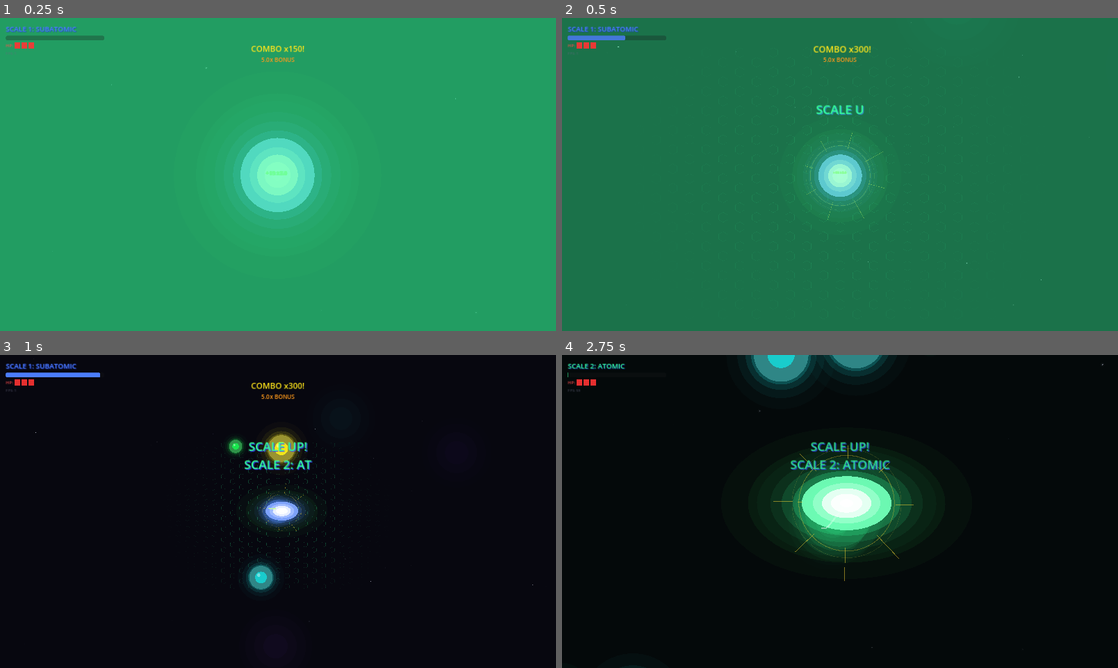
Above: before the commit, frames 1-4 (two rows, left to right).
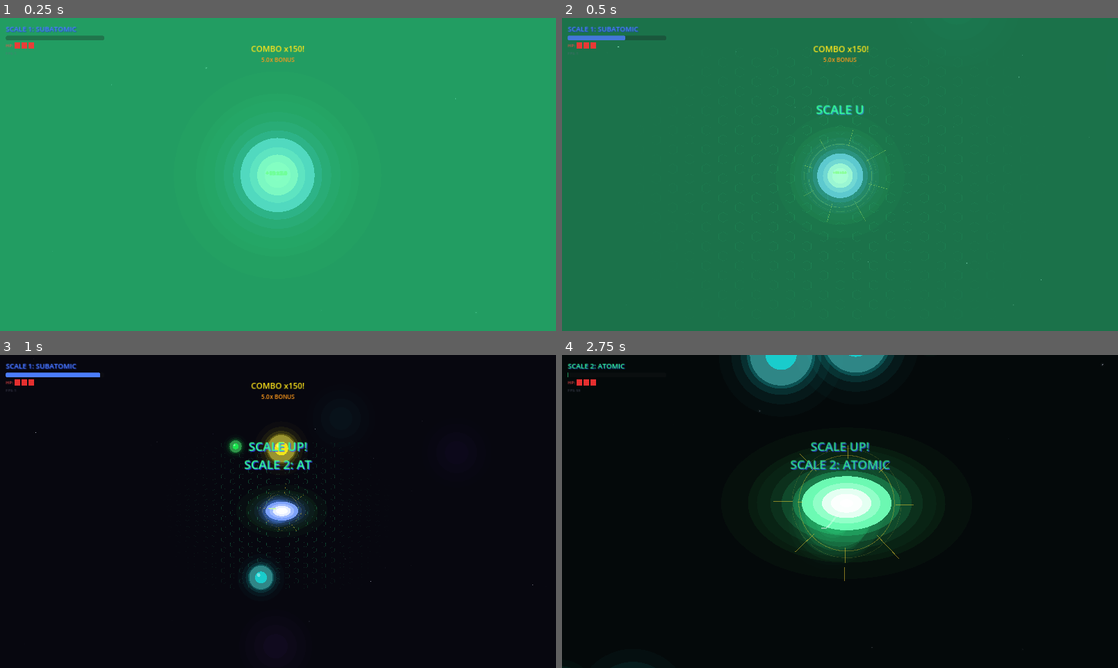
Above: after the commit, the same moments.

Repository: Koizain/atom-eater
Game: Godot game, scene res://scenes/main.tscn
The game is run twice, just before and just after one commit, with the same random seed, the same clock (stepped at 60 frames per second) and the same inputs.
Inputs (mouse positions are in pixels of both pictures, inside the frame that each line leads up to):
- Up to frame 1 (0.25 s): no input
- Up to frame 2 (0.5 s): no input
- Up to frame 3 (1 s): move the mouse to (400, 495) at 0.52 s; click (400, 495) at 0.67 s
- Up to frame 4 (2.75 s): drag from (728, 527) to (840, 511) at 1.27 s; move the mouse to (895, 442) at 2.02 s; click (895, 442) at 2.17 s

Frame 1 is identical in both runs. In frame 2, 0.4% of the frame differs, in the area x 43-59%, y 8-66%; in frame 3, 0.1%; in frame 4, 0.8%, in the area x 33-59%, y 0-11%.

Commit message:
fix: game_over InnerBox removed, set_deferred for monitorable, signal cleanup

Diff:
--- a/scenes/game_over.tscn
+++ b/scenes/game_over.tscn
@@ -1,18 +1,6 @@
-[gd_scene load_steps=4 format=3 uid="uid://gameover001"]
+[gd_scene load_steps=3 format=3 uid="uid://gameover001"]
 
 [ext_resource type="Script" path="res://scripts/game_over.gd" id="1_gameover"]
-
-[sub_resource type="StyleBoxFlat" id="StyleBoxFlat_panel"]
-bg_color = Color(0.05, 0.03, 0.08, 0.92)
-border_width_left = 2
-border_width_top = 2
-border_width_right = 2
-border_width_bottom = 2
-border_color = Color(0.5, 0.2, 0.8, 0.8)
-corner_radius_top_left = 12
-corner_radius_top_right = 12
-corner_radius_bottom_left = 12
-corner_radius_bottom_right = 12
 
 [sub_resource type="StyleBoxFlat" id="StyleBoxFlat_button"]
 bg_color = Color(0.3, 0.1, 0.5, 0.9)
@@ -31,7 +19,7 @@
 layer = 20
 
 [node name="ColorRect" type="ColorRect" parent="."]
-color = Color(0.0, 0.0, 0.0, 0.6)
+color = Color(0.0, 0.0, 0.0, 0.7)
 anchors_preset = 15
 anchor_right = 1.0
 anchor_bottom = 1.0
@@ -44,47 +32,39 @@
 
 [node name="VBoxContainer" type="VBoxContainer" parent="CenterContainer"]
 custom_minimum_size = Vector2(480.0, 0.0)
-theme_override_constants/separation = 18
+theme_override_constants/separation = 20
 
-[node name="Panel" type="PanelContainer" parent="CenterContainer/VBoxContainer"]
-add_theme_stylebox_override("panel", SubResource("StyleBoxFlat_panel"))
-
-[node name="InnerBox" type="VBoxContainer" parent="CenterContainer/VBoxContainer/Panel"]
-theme_override_constants/separation = 16
-
-[node name="TitleLabel" type="Label" parent="CenterContainer/VBoxContainer/Panel/InnerBox"]
+[node name="TitleLabel" type="Label" parent="CenterContainer/VBoxContainer"]
 text = "YOU WERE EATEN"
 theme_override_font_sizes/font_size = 44
 theme_override_colors/font_color = Color(1.0, 0.2, 0.2, 1.0)
 horizontal_alignment = 1
 
-[node name="Separator" type="HSeparator" parent="CenterContainer/VBoxContainer/Panel/InnerBox"]
-
-[node name="ScaleReachedLabel" type="Label" parent="CenterContainer/VBoxContainer/Panel/InnerBox"]
+[node name="ScaleReachedLabel" type="Label" parent="CenterContainer/VBoxContainer"]
 text = "Scale reached: Subatomic"
 theme_override_font_sizes/font_size = 24
 theme_override_colors/font_color = Color(0.7, 0.7, 1.0, 1.0)
 horizontal_alignment = 1
 
-[node name="EatenLabel" type="Label" parent="CenterContainer/VBoxContainer/Panel/InnerBox"]
+[node name="EatenLabel" type="Label" parent="CenterContainer/VBoxContainer"]
 text = "Particles eaten: 0"
 theme_override_font_sizes/font_size = 20
 theme_override_colors/font_color = Color(0.5, 0.9, 0.5, 1.0)
 horizontal_alignment = 1
 
-[node name="ComboLabel" type="Label" parent="CenterContainer/VBoxContainer/Panel/InnerBox"]
+[node name="ComboLabel" type="Label" parent="CenterContainer/VBoxContainer"]
 text = "Max combo: x0"
 theme_override_font_sizes/font_size = 20
 theme_override_colors/font_color = Color(1.0, 0.85, 0.1, 1.0)
 horizontal_alignment = 1
 
-[node name="FragmentsLabel" type="Label" parent="CenterContainer/VBoxContainer/Panel/InnerBox"]
+[node name="FragmentsLabel" type="Label" parent="CenterContainer/VBoxContainer"]
 text = "Color Fragments: 0"
 theme_override_font_sizes/font_size = 22
 theme_override_colors/font_color = Color(0.9, 0.5, 1.0, 1.0)
 horizontal_alignment = 1
 
-[node name="RestartButton" type="Button" parent="CenterContainer/VBoxContainer/Panel/InnerBox"]
+[node name="RestartButton" type="Button" parent="CenterContainer/VBoxContainer"]
 text = "RESTART"
 custom_minimum_size = Vector2(200.0, 50.0)
 theme_override_font_sizes/font_size = 22
--- a/scripts/game_data.gd
+++ b/scripts/game_data.gd
@@ -3,10 +3,7 @@
 # GameData autoload singleton — persistent game state
 
 signal scale_changed(new_scale_index: int)
-signal player_died(stats: Dictionary)
-signal score_updated(mass: float)
 signal hp_changed(new_hp: int)
-signal combo_updated(combo: int, multiplier: float)
 
 # Current run state
 var current_scale: int = 0  # 0=Subatomic, 1=Atomic, 2=Molecular, 3=Cellular, 4=Planetary
--- a/scripts/game_over.gd
+++ b/scripts/game_over.gd
@@ -2,12 +2,12 @@
 
 @onready var center_container: CenterContainer = $CenterContainer
 @onready var color_rect: ColorRect = $ColorRect
-@onready var title_label: Label = $CenterContainer/VBoxContainer/Panel/InnerBox/TitleLabel
-@onready var scale_label: Label = $CenterContainer/VBoxContainer/Panel/InnerBox/ScaleReachedLabel
-@onready var eaten_label: Label = $CenterContainer/VBoxContainer/Panel/InnerBox/EatenLabel
-@onready var combo_label: Label = $CenterContainer/VBoxContainer/Panel/InnerBox/ComboLabel
-@onready var fragments_label: Label = $CenterContainer/VBoxContainer/Panel/InnerBox/FragmentsLabel
-@onready var restart_button: Button = $CenterContainer/VBoxContainer/Panel/InnerBox/RestartButton
+@onready var title_label: Label = $CenterContainer/VBoxContainer/TitleLabel
+@onready var scale_label: Label = $CenterContainer/VBoxContainer/ScaleReachedLabel
+@onready var eaten_label: Label = $CenterContainer/VBoxContainer/EatenLabel
+@onready var combo_label: Label = $CenterContainer/VBoxContainer/ComboLabel
+@onready var fragments_label: Label = $CenterContainer/VBoxContainer/FragmentsLabel
+@onready var restart_button: Button = $CenterContainer/VBoxContainer/RestartButton
 
 func _ready() -> void:
 	if restart_button:
@@ -21,29 +21,19 @@
 	if title_label:
 		title_label.text = "YOU WERE EATEN"
 	if scale_label:
-		scale_label.text = "Scale reached: " + GameData.get_scale_name() + " (Scale %d)" % (GameData.current_scale + 1)
+		scale_label.text = "Scale reached: " + GameData.get_scale_name()
 	if eaten_label:
 		eaten_label.text = "Particles eaten: " + str(GameData.objects_eaten)
 	if combo_label:
 		combo_label.text = "Max combo: x" + str(GameData.max_combo)
 	if fragments_label:
-		fragments_label.text = "Color Fragments earned: " + str(fragments)
+		fragments_label.text = "Color Fragments: " + str(fragments)
 
 	show()
-	# Animate in
 	if center_container:
 		center_container.modulate.a = 0.0
-		center_container.scale = Vector2(0.8, 0.8)
-	if color_rect:
-		color_rect.modulate.a = 0.0
-
-	var tween: Tween = create_tween()
-	tween.set_parallel(true)
-	if center_container:
-		tween.tween_property(center_container, "modulate:a", 1.0, 0.5)
-		tween.tween_property(center_container, "scale", Vector2(1.0, 1.0), 0.4).set_ease(Tween.EASE_OUT).set_trans(Tween.TRANS_BACK)
-	if color_rect:
-		tween.tween_property(color_rect, "modulate:a", 1.0, 0.5)
+		var tween: Tween = create_tween()
+		tween.tween_property(center_container, "modulate:a", 1.0, 0.4)
 
 func _on_restart_pressed() -> void:
 	GameData.reset_run()
--- a/scripts/player.gd
+++ b/scripts/player.gd
@@ -645,8 +645,8 @@
 func _return_entity_to_pool(entity: Area2D) -> void:
 	entity.hide()
 	entity.set_process(false)
-	entity.monitoring = false
-	entity.monitorable = false
+	entity.set_deferred("monitoring", false)
+	entity.set_deferred("monitorable", false)
 
 func get_absorption_radius() -> float:
 	return player_radius * (1.2 + absorption_radius_bonus)
